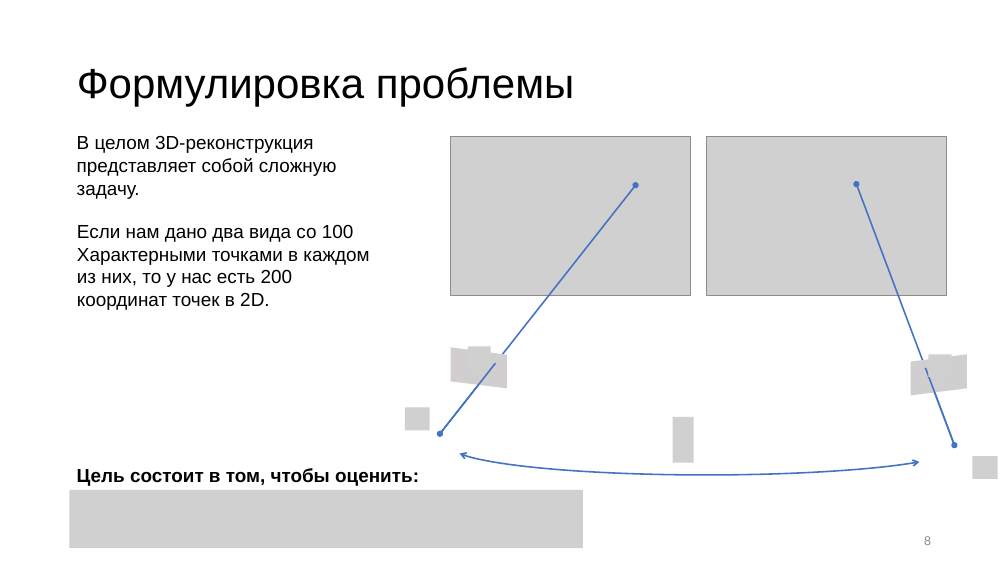
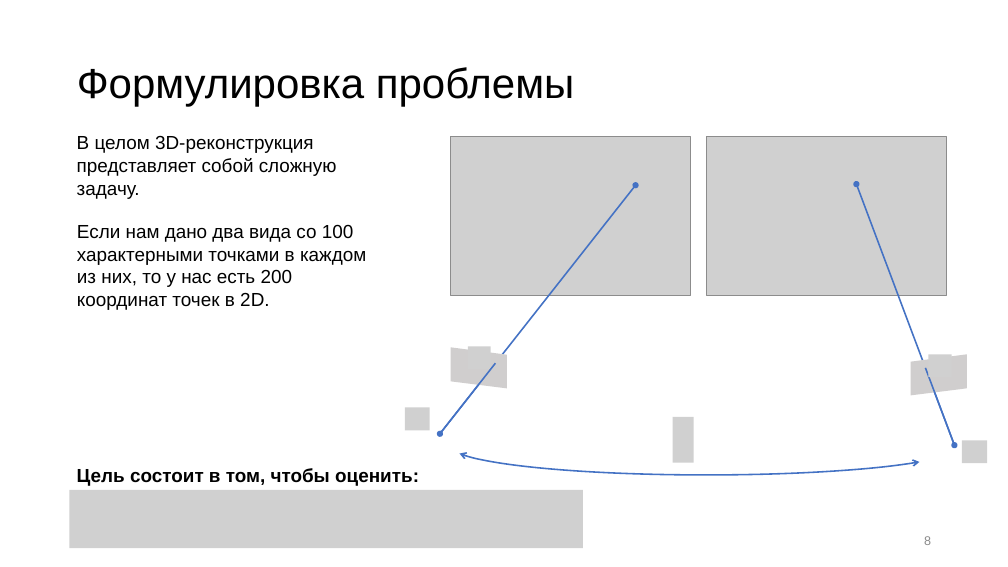
Before and after one commit to Anton-Shvetsov/bmstu_computer_vision, a slide deck: slide 8 of lesson5/SLAM.pptx. Drawn at 1008x567 pixels with LibreOffice and Linux fonts; fonts in the diff are those of the drawing; grey boxes stand for pictures. Boxes give left, top, right and bottom in pixels: in the first picture for what was removed or moved away, otherwise in the second. Text is boxed around its words. In the diff, an @@ line names an element or a change of style, - is before the commit and + after.

```diff
--- a/lesson5/SLAM.pptx
+++ b/lesson5/SLAM.pptx
@@ text at box(77, 251, 366, 310): text changed @@
-Характерными точками в каждом из них, то у нас есть 200 координат точек в 2D.
+характерными точками в каждом из них, то у нас есть 200 координат точек в 2D.
@@ picture added at box(962, 441, 987, 464) @@
@@ picture removed at box(972, 456, 997, 479) @@
```
Also in this commit, not shown: 9 other slides changed, 1 other file.
